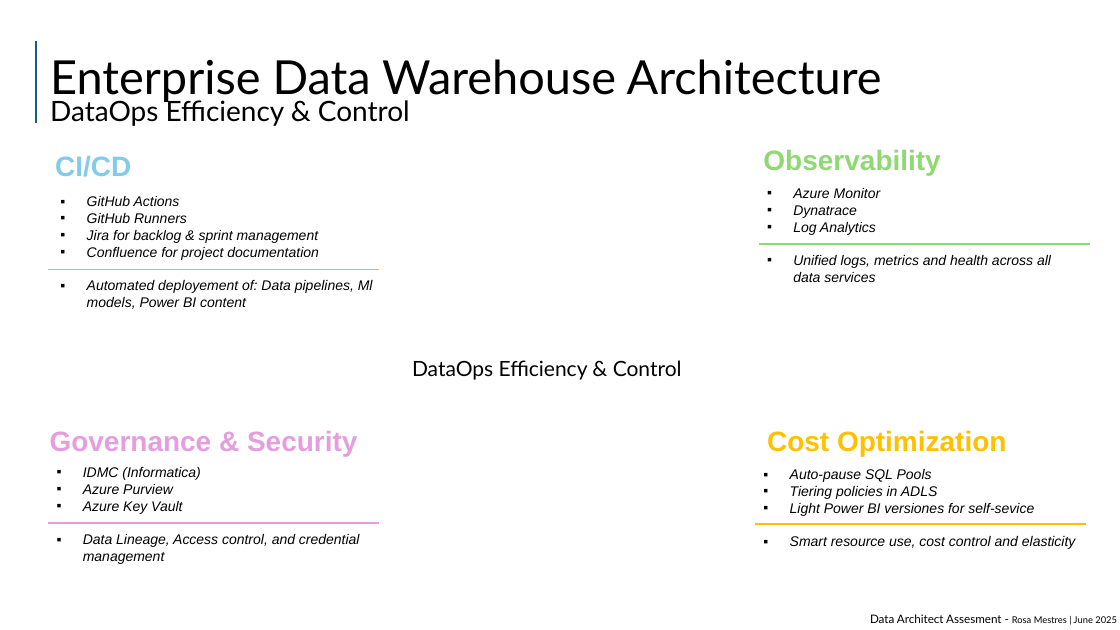
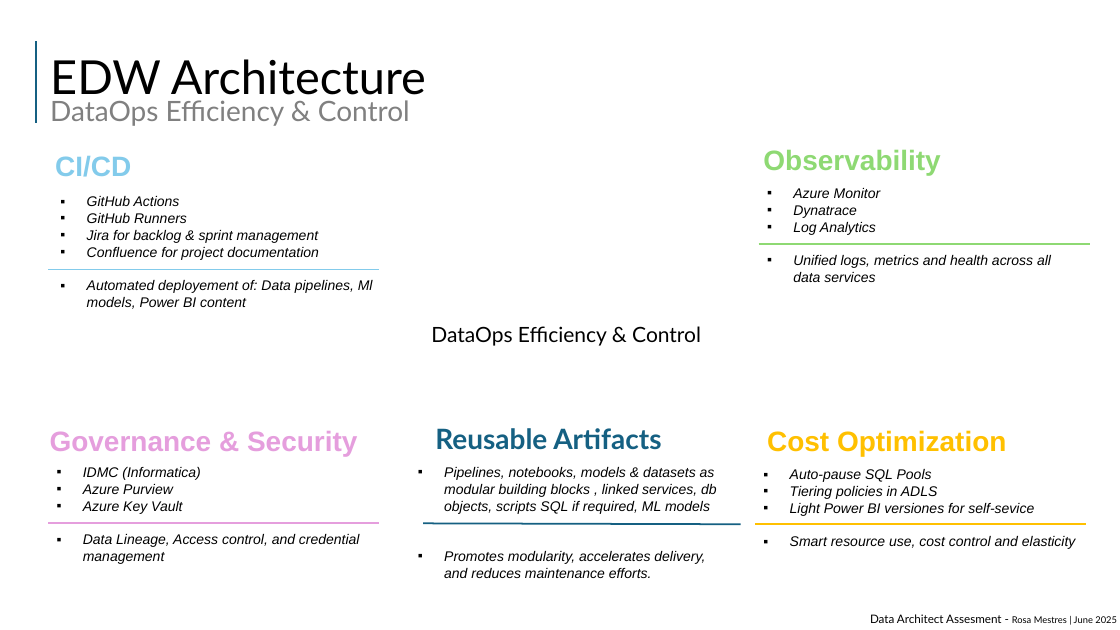
Before and after one commit to rmhuoc/etl_assesment, a slide deck: slide 7 of PyETL/ppt/data_architect_assesment_v1_copy.pptx (slide 6 before the commit). Drawn at 1120x630 pixels with LibreOffice and Linux fonts; fonts in the diff are those of the drawing. Boxes give left, top, right and bottom in pixels: in the first picture for what was removed or moved away, otherwise in the second. Text is boxed around its words. In the diff, an @@ line names an element or a change of style, - is before the commit and + after.

```diff
--- a/PyETL/ppt/data_architect_assesment_v1_copy.pptx
+++ b/PyETL/ppt/data_architect_assesment_v1_copy.pptx
@@ text at (50,59,426,126): text changed; size 40.2 to 24 pt; text colour #000000 to #808080 @@
-Enterprise Data Warehouse Architecture
-DataOps Efficiency & Control
+EDW Architecture
+DataOps Efficiency & Control
@@ text "DataOps Efficiency & Control": place and size @@
-text "DataOps Efficiency & Control" at (412,360,682,380)
+text "DataOps Efficiency & Control" at (431,326,701,346)
@@ text added at (435,428,661,450), 24 pt, text #156082, bold @@
+Reusable Artifacts
@@ text added at (444,467,717,578), 12 pt, text #000000, italic @@
+▪ Pipelines, notebooks, models & datasets as modular building blocks , linked services, db objects, scripts SQL if required, ML models
+▪ Promotes modularity, accelerates delivery, and reduces maintenance efforts.
@@ line added from (423, 523) to (741, 524), #156082 1.5 pt @@
```
Also in this commit, not shown: 7 other slides changed, 2 slides added, 1 other file.
